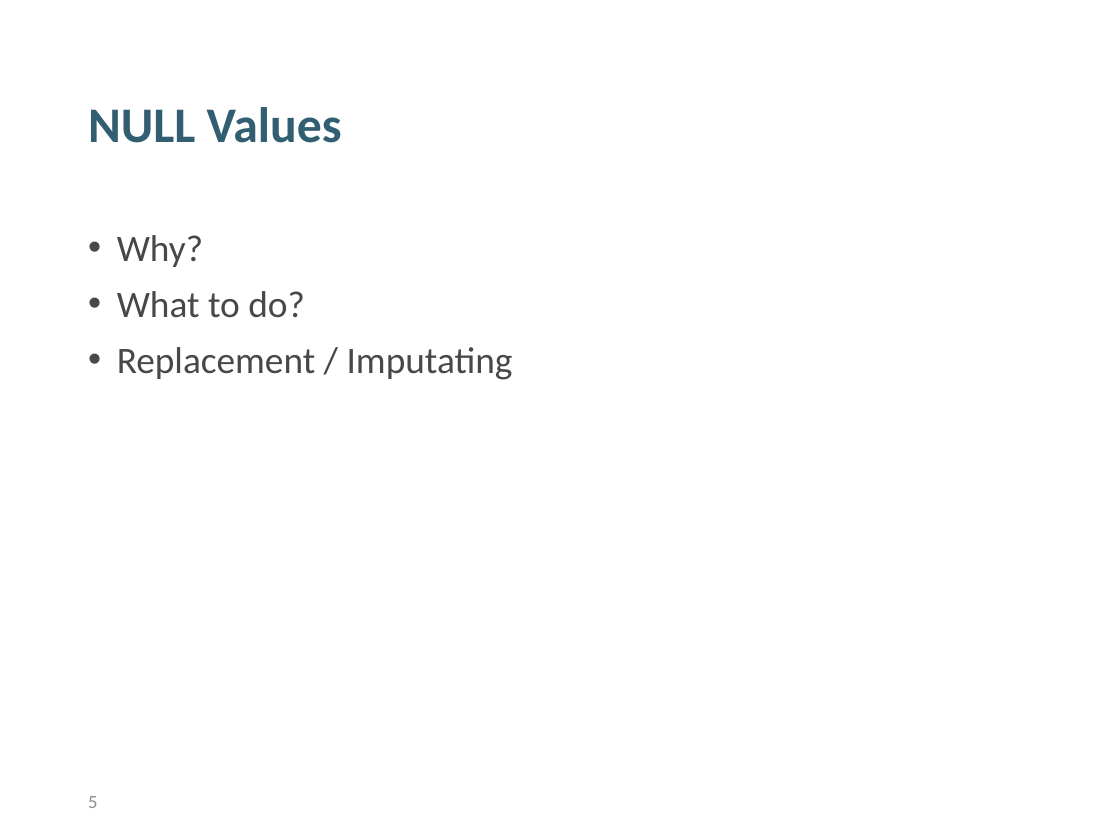
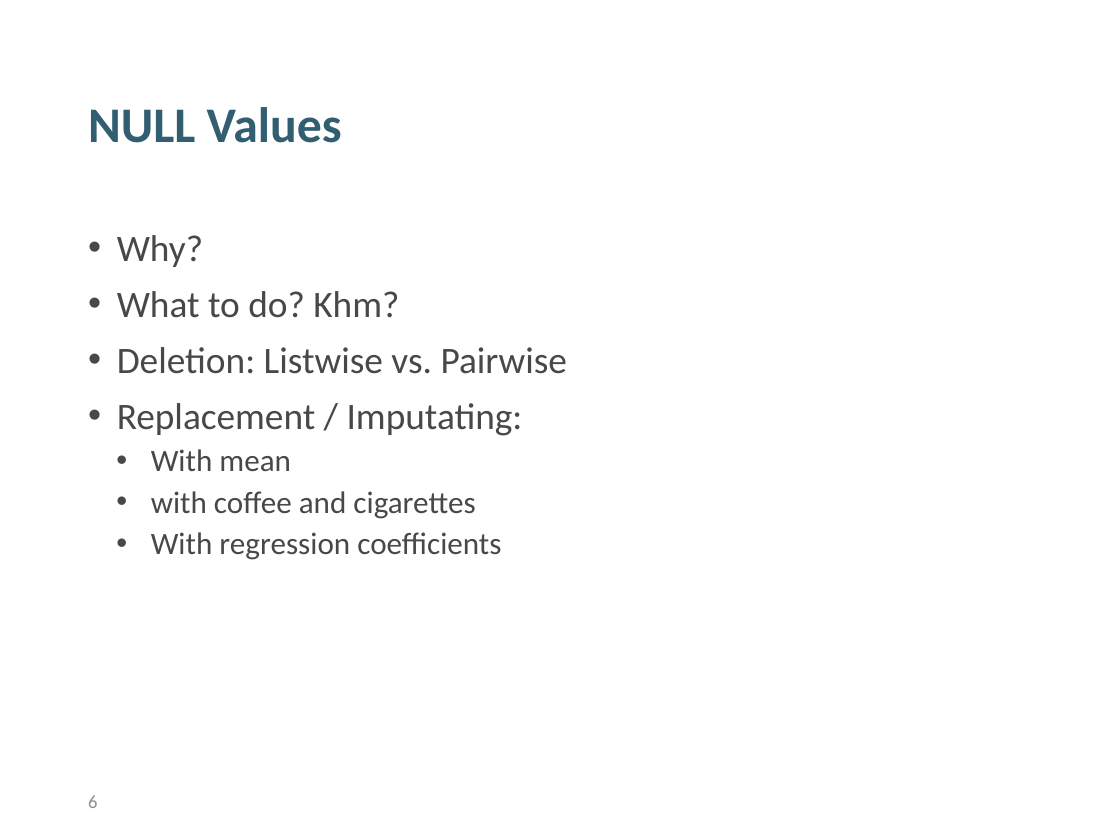
Before and after one commit to tomazgeni/HerculePoirot, a slide deck: slide 6 of PredpripravaObdelavaPodatkov_Delavnica.pptx (slide 5 before the commit). Drawn at 1120x840 pixels with LibreOffice and Linux fonts; fonts in the diff are those of the drawing; background and template pictures are left out. Boxes give left, top, right and bottom in pixels: in the first picture for what was removed or moved away, otherwise in the second. Text is boxed around its words. In the diff, an @@ line names an element or a change of style, - is before the commit and + after.

```diff
--- a/PredpripravaObdelavaPodatkov_Delavnica.pptx
+++ b/PredpripravaObdelavaPodatkov_Delavnica.pptx
@@ text at <box>117,291,567,560</box>: text changed @@
-• What to do?
-• Replacement / Imputating
+• What to do? Khm?
+• Deletion: Listwise vs. Pairwise
+• Replacement / Imputating:
+  • With mean
+  • with coffee and cigarettes
+  • With regression coefficients
@@ page number at <box>88,795,97,808</box>: text changed @@
-5
+6
```
Also in this commit, not shown: 2 other slides changed, 3 slides added, 1 slide removed.
